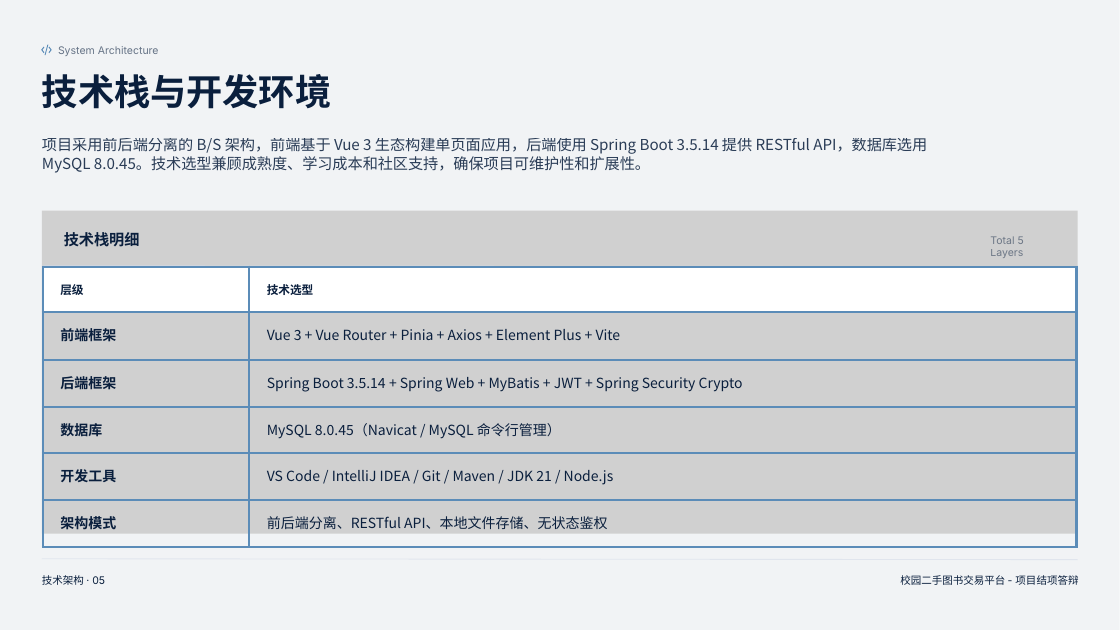
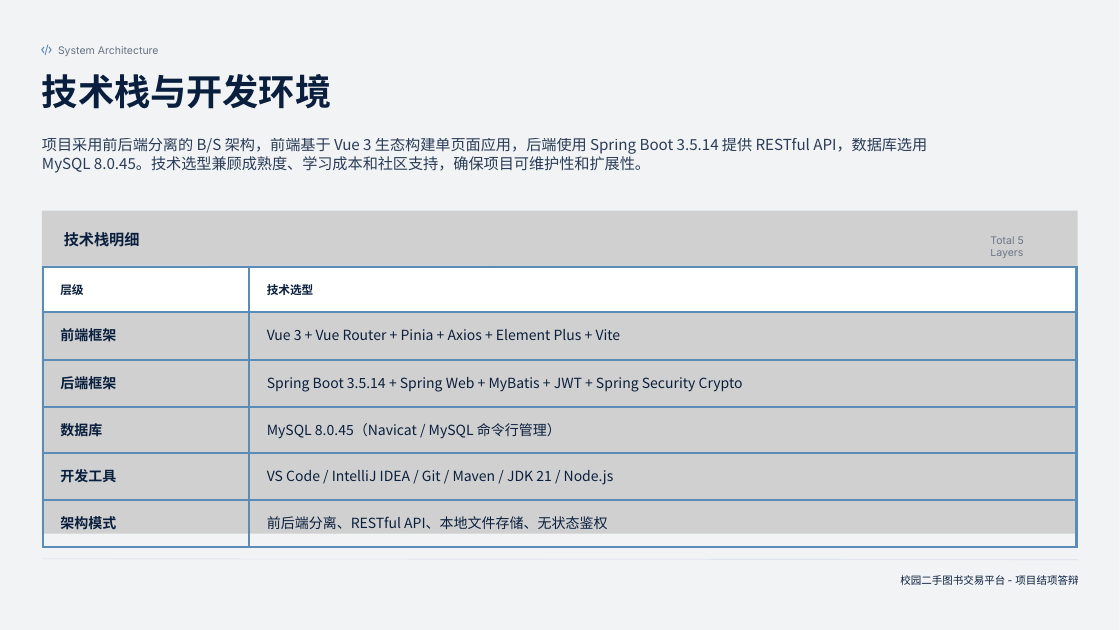
Before and after one commit to fonkin-red/campus-book-trade, a slide deck: slide 5 of docs/report/校园二手图书交易平台 - 项目结项答辩.pptx. Drawn at 1120x630 pixels with LibreOffice and Linux fonts; fonts in the diff are those of the drawing; grey boxes stand for pictures. Boxes give left, top, right and bottom in pixels: in the first picture for what was removed or moved away, otherwise in the second. Text is boxed around its words. In the diff, an @@ line names an element or a change of style, - is before the commit and + after.

```diff
--- a/docs/report/校园二手图书交易平台 - 项目结项答辩.pptx
+++ b/docs/report/校园二手图书交易平台 - 项目结项答辩.pptx
@@ text removed at (42, 575, 105, 585) @@
-技术架构 · 05
```
Also in this commit, not shown: 8 other slides changed.
